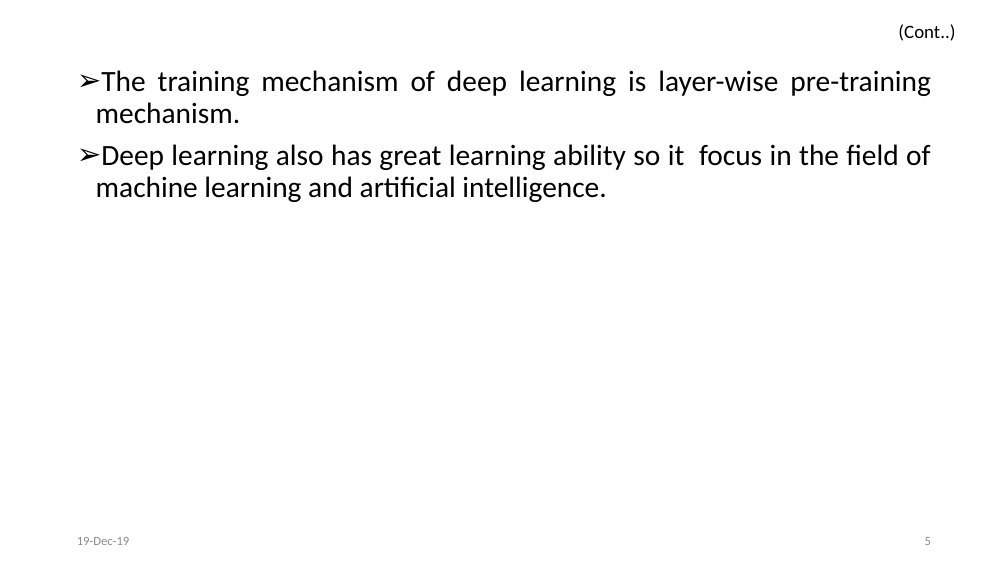
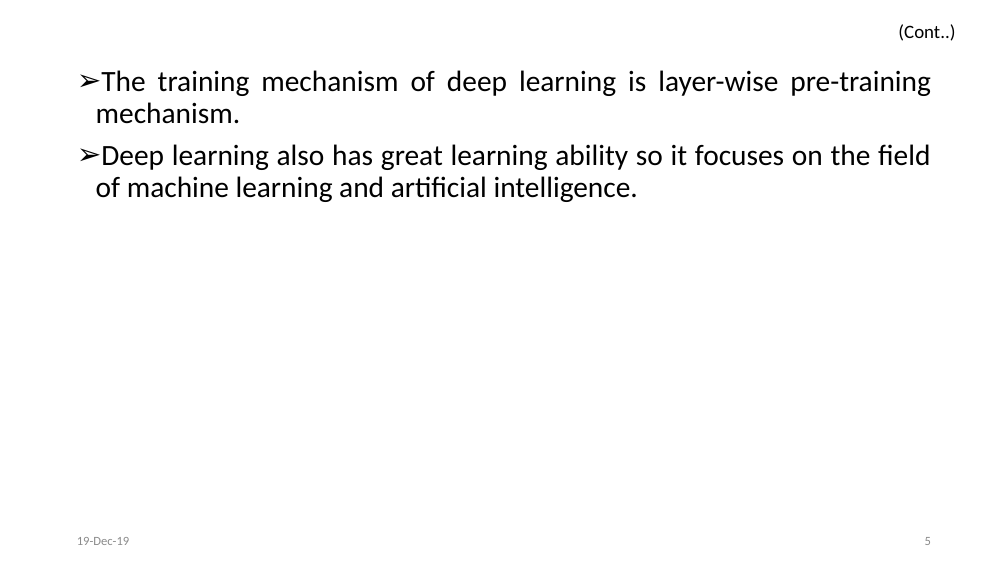
Before and after one commit to svec-final-year-project-eee/Project, a slide deck: slide 5 of First Review/First Oral Presentation.pptx. Drawn at 1008x567 pixels with LibreOffice and Linux fonts; fonts in the diff are those of the drawing. Boxes give left, top, right and bottom in pixels: in the first picture for what was removed or moved away, otherwise in the second. Text is boxed around its words. In the diff, an @@ line names an element or a change of style, - is before the commit and + after.

```diff
--- a/First Review/First Oral Presentation.pptx
+++ b/First Review/First Oral Presentation.pptx
@@ text at bbox=[96, 144, 930, 202]: text changed @@
-➢ Deep learning also has great learning ability so it focus in the field of machine learning and artificial intelligence.
+➢ Deep learning also has great learning ability so it focuses on the field of machine learning and artificial intelligence.
```
Also in this commit, not shown: 5 other slides changed, 1 slide added, 2 other files.
